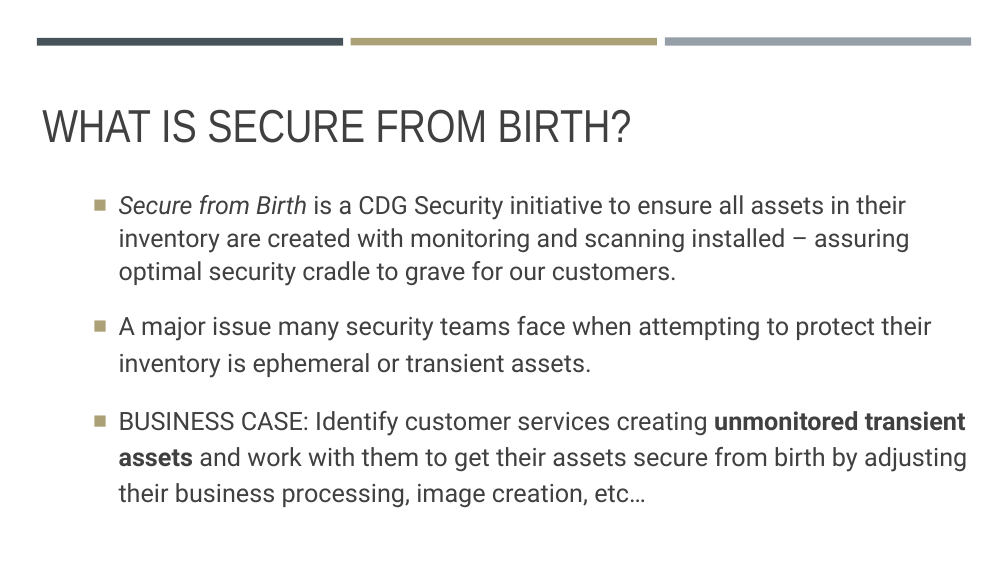
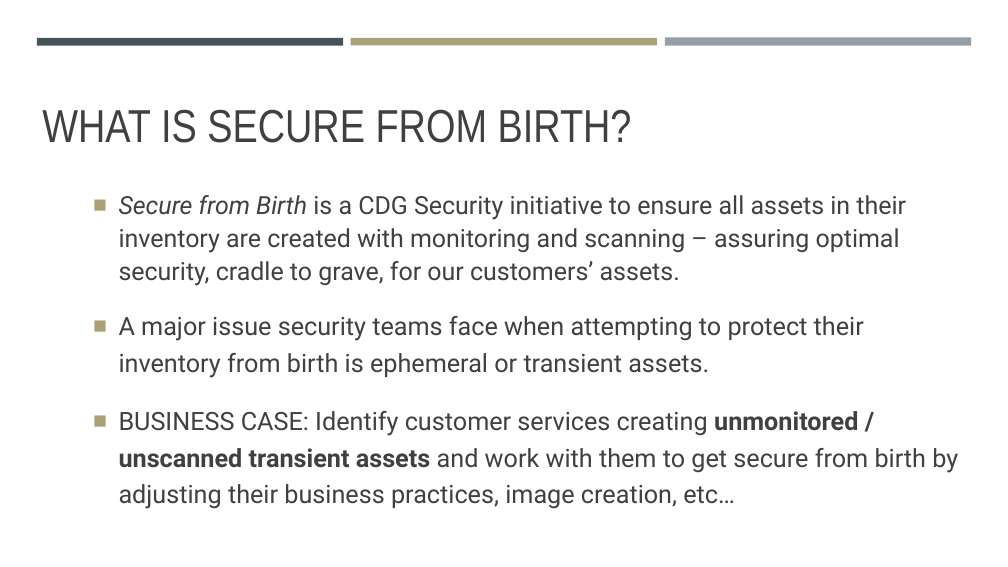
Before and after one commit to dantetrick/Transience_Databricks_LightGBMClassifier, a slide deck: slide 4 of Transience in InfoSec Data - Databricks Notebook.pptx (slide 3 before the commit). Drawn at 1008x567 pixels with LibreOffice and Linux fonts; fonts in the diff are those of the drawing. Boxes give left, top, right and bottom in pixels: in the first picture for what was removed or moved away, otherwise in the second. Text is boxed around its words. In the diff, an @@ line names an element or a change of style, - is before the commit and + after.

```diff
--- a/Transience in InfoSec Data - Databricks Notebook.pptx
+++ b/Transience in InfoSec Data - Databricks Notebook.pptx
@@ text at <box>119,195,906,286</box>: text changed @@
-■ Secure from Birth is a CDG Security initiative to ensure all assets in their inventory are created with monitoring and scanning installed – assuring optimal security cradle to grave for our customers.
+■ Secure from Birth is a CDG Security initiative to ensure all assets in their inventory are created with monitoring and scanning – assuring optimal security, cradle to grave, for our customers’ assets.
@@ text at <box>119,316,864,378</box>: text changed @@
-■ A major issue many security teams face when attempting to protect their inventory is ephemeral or transient assets.
+■ A major issue security teams face when attempting to protect their inventory from birth is ephemeral or transient assets.
@@ text at <box>119,411,958,509</box>: text changed @@
-■ BUSINESS CASE: Identify customer services creating unmonitored transient assets and work with them to get their assets secure from birth by adjusting their business processing, image creation, etc…
+■ BUSINESS CASE: Identify customer services creating unmonitored / unscanned transient assets and work with them to get secure from birth by adjusting their business practices, image creation, etc…
```
Also in this commit, not shown: 5 other slides changed, 1 slide added, 1 other file.
